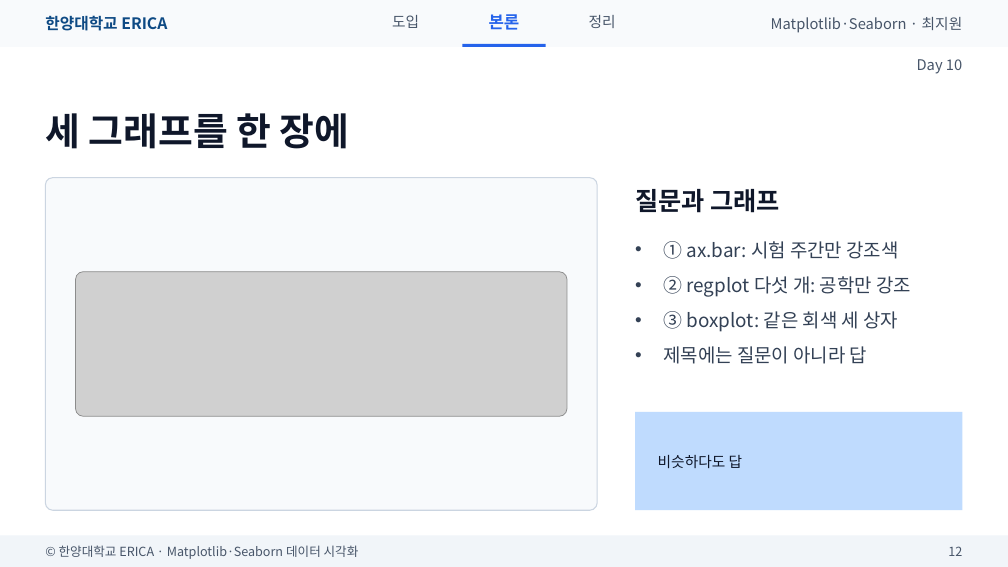
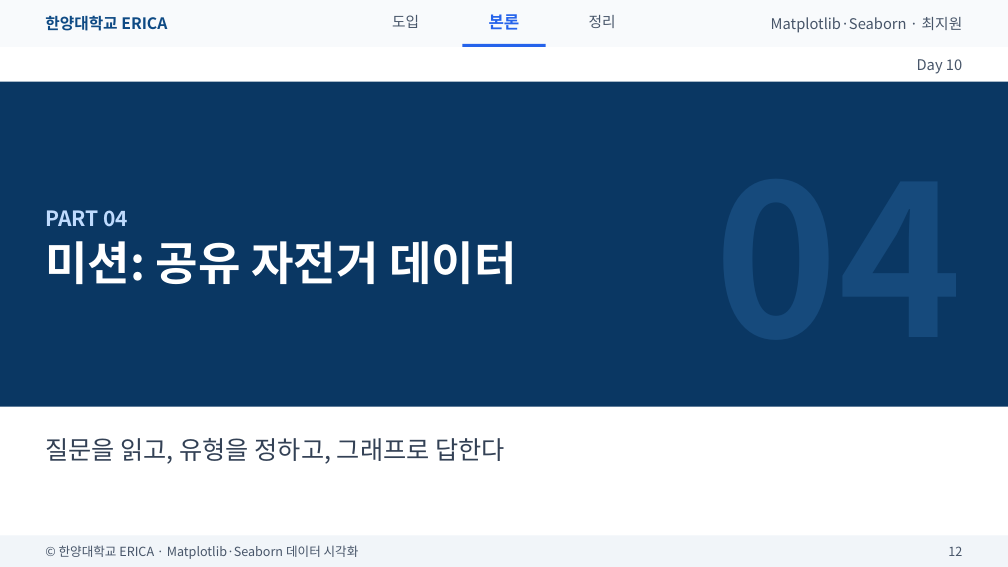
Before and after one commit to wonguwon/generate_lesson, a slide deck: slide 12 of materials/matplotlib-seaborn/ppt/Day10/Day10_미니프로젝트.pptx. Drawn at 1008x567 pixels with LibreOffice and Linux fonts; fonts in the diff are those of the drawing; grey boxes stand for pictures. Boxes give left, top, right and bottom in pixels: in the first picture for what was removed or moved away, otherwise in the second. Text is boxed around its words. In the diff, an @@ line names an element or a change of style, - is before the commit and + after.

```diff
--- a/materials/matplotlib-seaborn/ppt/Day10/Day10_미니프로젝트.pptx
+++ b/materials/matplotlib-seaborn/ppt/Day10/Day10_미니프로젝트.pptx
@@ rectangle added at (0, 82, 1008, 407), fill #0A3763 @@
@@ title removed at (45, 113, 350, 149) @@
-세 그래프를 한 장에
@@ rounded rectangle removed at (45, 178, 597, 510) @@
@@ text removed at (635, 189, 780, 213) @@
-질문과 그래프
@@ text added at (45, 210, 128, 227), 20 pt, text #BFDBFE, bold @@
+PART 04
@@ title added at (45, 241, 516, 284), 44 pt, text #FFFFFF, bold @@
+미션: 공유 자전거 데이터
@@ picture removed at (76, 271, 567, 416) @@
@@ rectangle removed at (635, 412, 963, 510) @@
@@ text at (45, 438, 505, 464): text changed; size 18 to 24 pt @@
-• ① ax.bar: 시험 주간만 강조색
-• ② regplot 다섯 개: 공학만 강조
-• ③ boxplot: 같은 회색 세 상자
-• 제목에는 질문이 아니라 답
+질문을 읽고, 유형을 정하고, 그래프로 답한다
@@ text removed at (658, 455, 743, 468) @@
-비슷하다도 답
```
Also in this commit, not shown: 13 other slides changed, 1 slide added, 4 slides removed, 3 other files.
